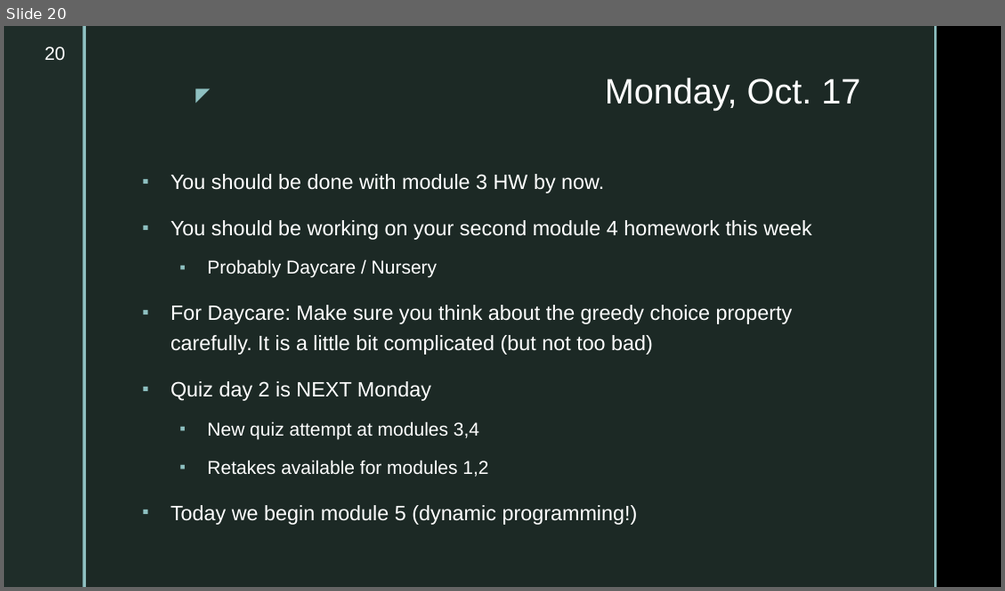
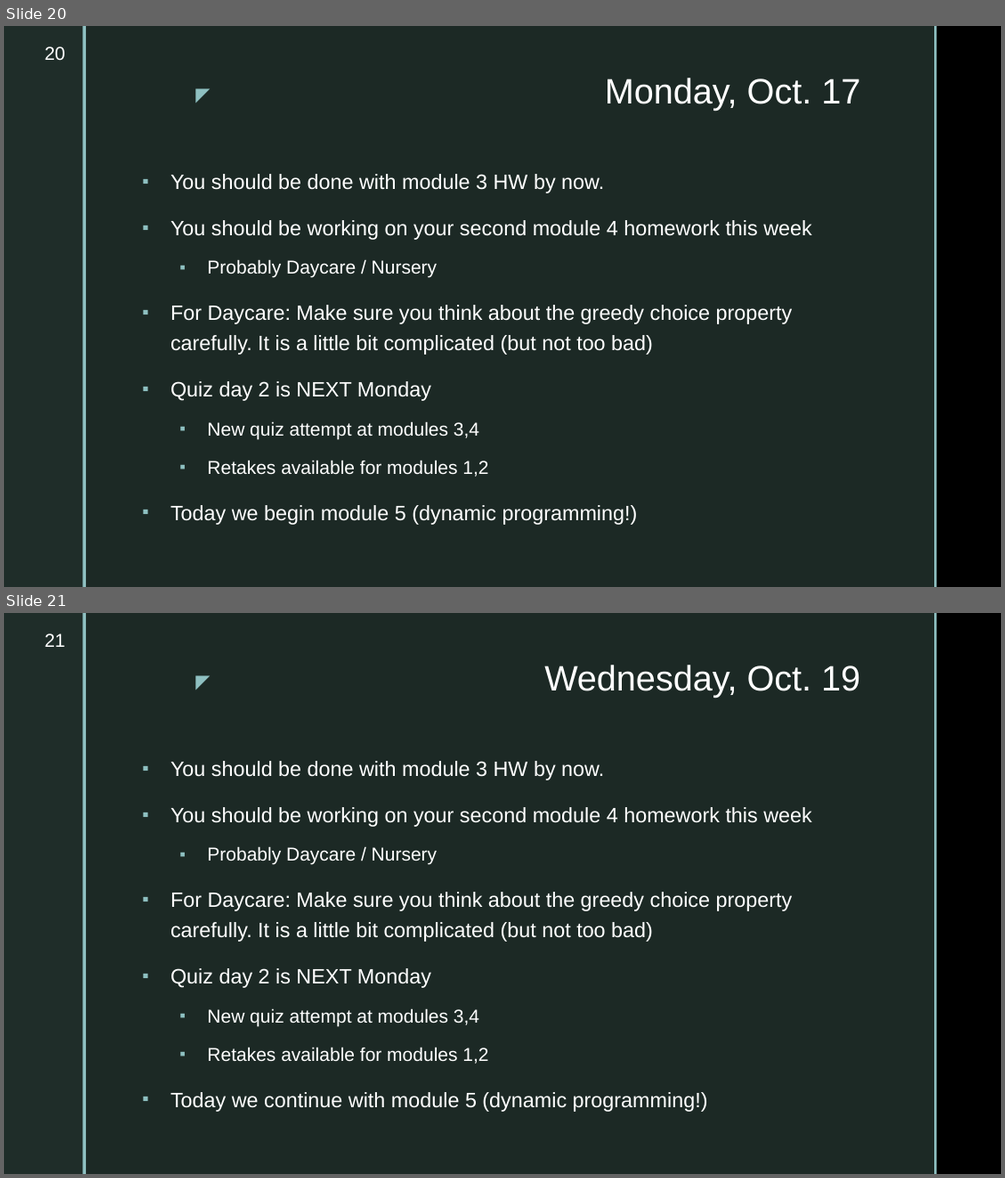
Before and after one commit to markfloryan/dsa2, a slide deck: slides/dailyannouncements.pptx. Shown one above the other, each under a label of ours: slide 20 before the commit, slides 20 and 21 after it. The pictures are 1005x591 and 1005x1178 pixels, drawn with LibreOffice and Linux fonts; fonts in the diff are those of the drawing; background and template pictures are left out. Boxes give left, top, right and bottom in pixels: in the first picture for what was removed or moved away, otherwise in the second. Text is boxed around its words. In the diff, an @@ line names an element or a change of style, - is before the commit and + after.

```diff
--- a/slides/dailyannouncements.pptx
+++ b/slides/dailyannouncements.pptx
@@ slide 21 added at (4, 613, 1001, 1174), background picture (left out); not listed: 5 template elements that a slide beside it also shows @@
@@ page number added at (45, 633, 65, 647), 18 pt, text #FFFFFF @@
+21
@@ title added at (544, 665, 860, 698), 34 pt, text #FFFFFF @@
+Wednesday, Oct. 19
@@ text added at (170, 761, 812, 1111), 20 pt, text #FFFFFF @@
+▪ You should be done with module 3 HW by now.
+▪ You should be working on your second module 4 homework this week
+  ▪ Probably Daycare / Nursery
+▪ For Daycare: Make sure you think about the greedy choice property carefully. It is a little bit complicated (but not too bad)
+▪ Quiz day 2 is NEXT Monday
+  ▪ New quiz attempt at modules 3,4
+  ▪ Retakes available for modules 1,2
+▪ Today we continue with module 5 (dynamic programming!)
```
Also in this commit, not shown: 5 other files.
